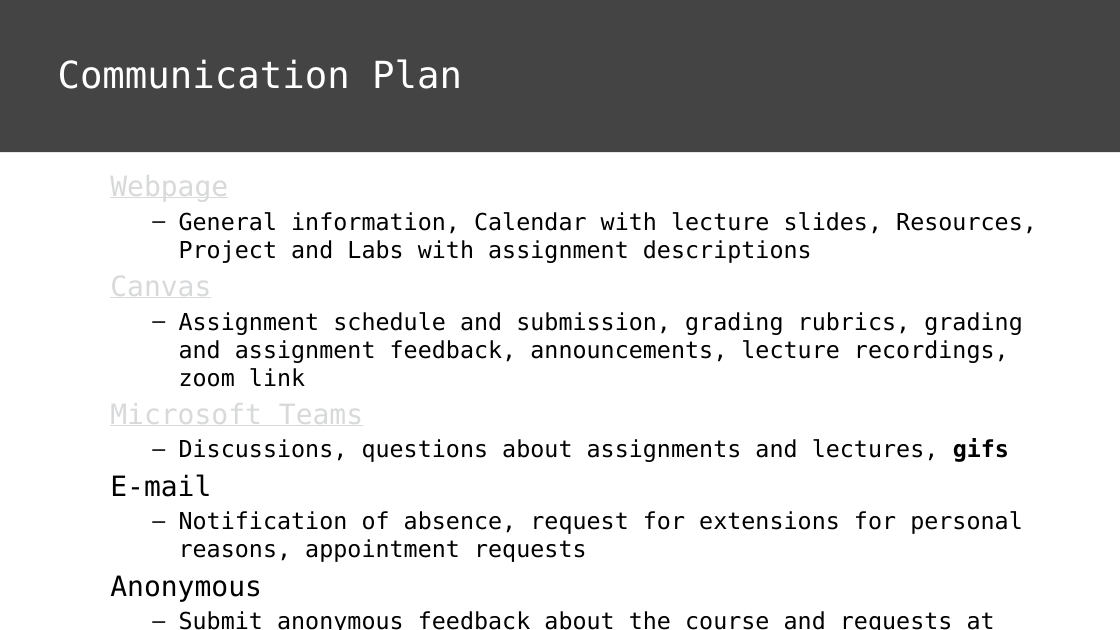
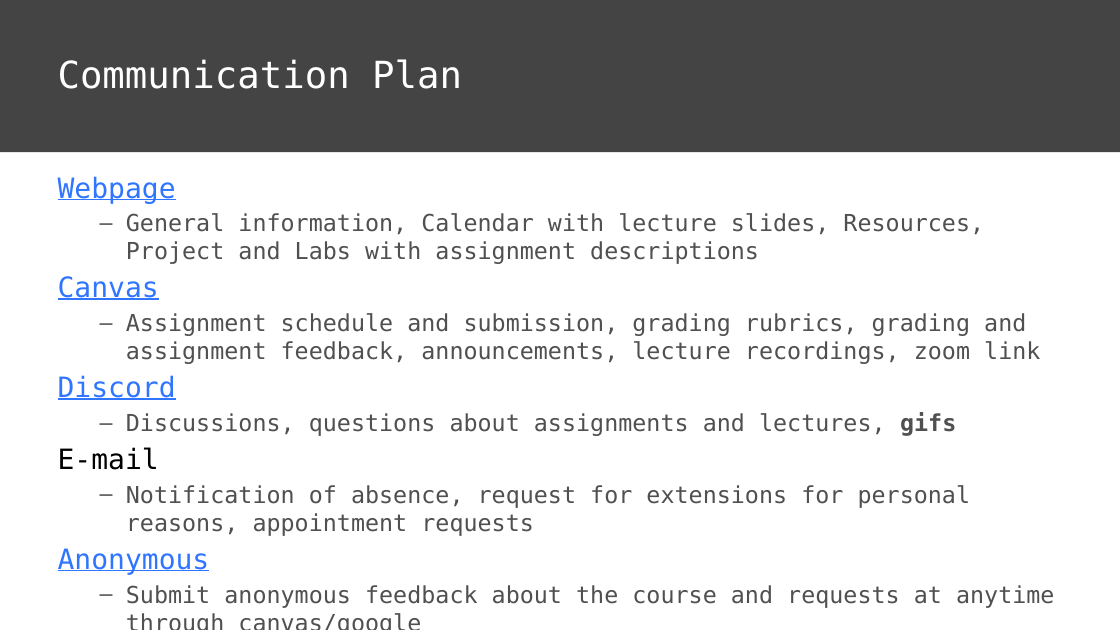
Before and after one commit to wesleybeckner/technin510, a slide deck: slide 14 of technin510/Week 1/Technin510 P1 Welcome to 510.pptx (slide 11 before the commit). Drawn at 1120x630 pixels with LibreOffice and Linux fonts; fonts in the diff are those of the drawing; background and template pictures are left out. Boxes give left, top, right and bottom in pixels: in the first picture for what was removed or moved away, otherwise in the second. Text is boxed around its words. In the diff, an @@ line names an element or a change of style, - is before the commit and + after.

```diff
--- a/technin510/Week 1/Technin510 P1 Welcome to 510.pptx
+++ b/technin510/Week 1/Technin510 P1 Welcome to 510.pptx
@@ text "Webpage": place and size @@
-text "Webpage" at (110,171,1037,630)
+text "Webpage" at (58,176,1054,608)
@@ text at (58,176,1040,575): text colour #D8D9DA to #2F75FF in "Webpage", "Canvas"; text colour #000000 to #505050 in "General information, Calendar with lecture slides, Resources ...", "Assignment schedule and submission, grading rubrics, grading ...", "Discussions, questions about assignments and lectures, gifs", "Notification of absence, request for extensions for ..."; text colour #000000 to #2F75FF, underline on in "Anonymous" @@
@@ text at (58,375,176,400): text changed; text colour #D8D9DA to #2F75FF @@
-Microsoft Teams
+Discord
@@ text at (126,585,1054,608): text changed; text colour #000000 to #505050 @@
-  – Submit anonymous feedback about the course and requests at anytime through canvas
+  – Submit anonymous feedback about the course and requests at anytime through canvas/google
```
Also in this commit, not shown: 10 other slides changed, 7 slides added, 18 other files.
